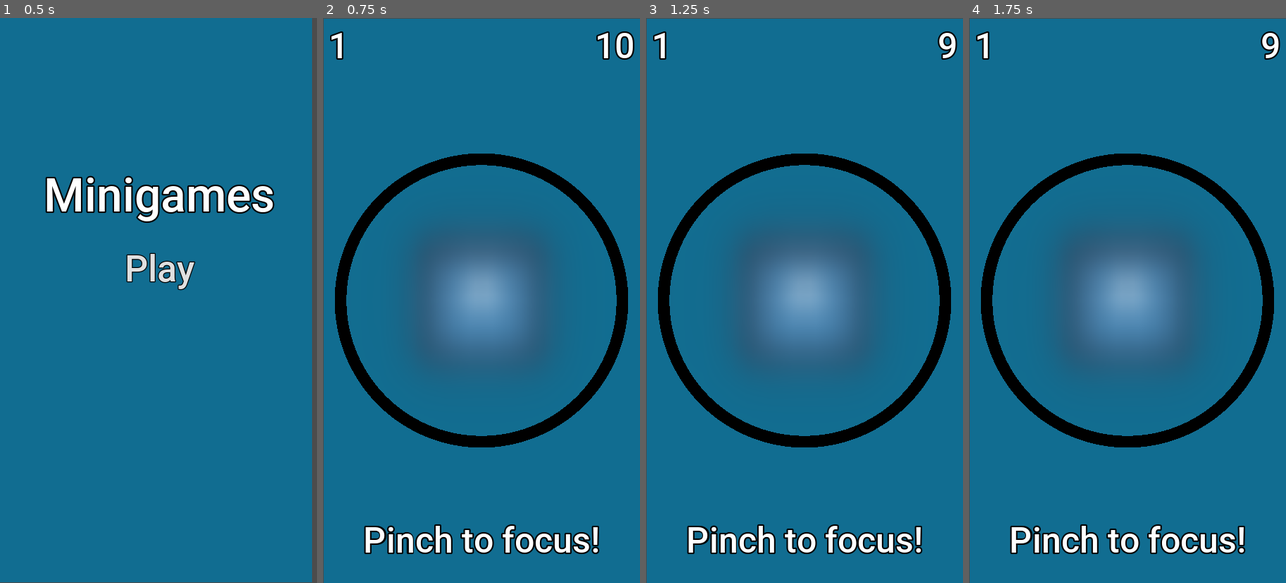
Above: before the commit, frames 1-4 (left to right).
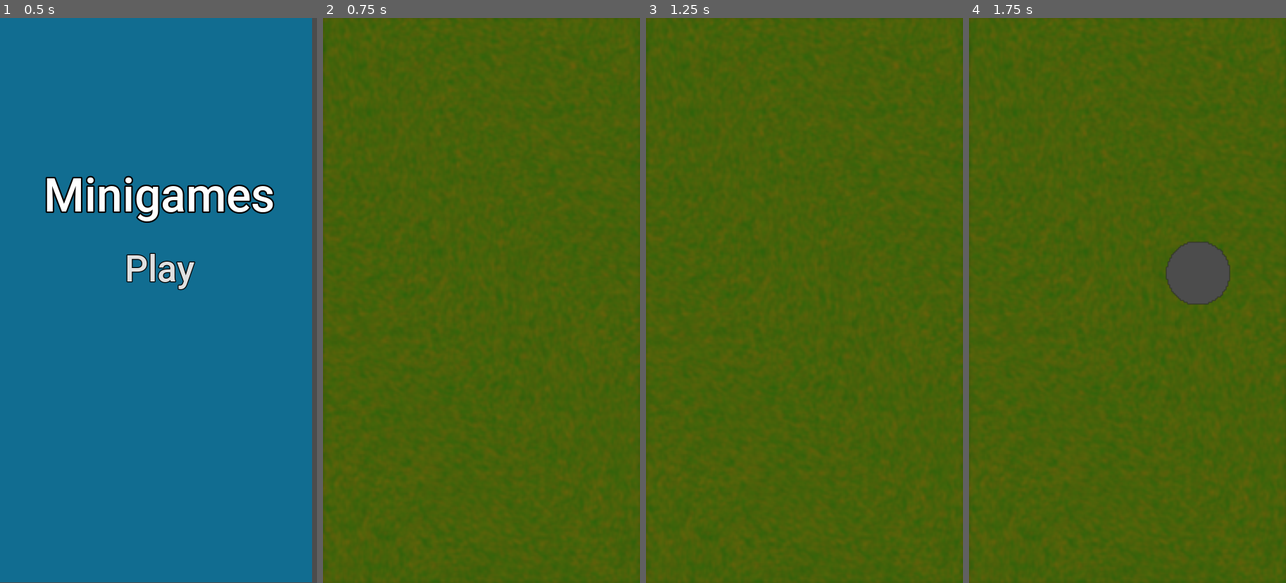
Above: after the commit, the same moments.

Repository: N-Ziermann/Minigame-Collection
Game: Godot game, scene res://Scenes/Main-Scene.tscn
Two runs of this game, one before a commit and one after it. Both use one fixed random seed, a clock stepped at 60 frames per second and the inputs below. The engine's default icon, where the game draws it, is replaced by a stand-in: a white triangle on a blue panel in a dark square.
Inputs (mouse positions are in pixels of both pictures, inside the frame that each line leads up to):
- Up to frame 1 (0.5 s): no input
- Up to frame 2 (0.75 s): click "Play" at 0.5 s
- Up to frame 3 (1.25 s): no input
- Up to frame 4 (1.75 s): tap Enter at 1.25 s; move the mouse to (1197, 272) at 1.27 s; click (1197, 272) at 1.42 s

Frame 1 is identical in both runs. In frame 2, 100% of the frame differs, in the area x 0-100%, y 0-100%; in frame 3, 100%; in frame 4, 100%.

Commit message:
Add cleanup-on-drag-feature
Clean_Screen Minigame now contains image that can be partially removed by dragging finger over the screen

Diff:
--- a/App/Scenes/Clean_Screen.tscn
+++ b/App/Scenes/Clean_Screen.tscn
@@ -1,24 +1,55 @@
 [gd_scene load_steps=3 format=2]
 
-[ext_resource path="res://Sprites/icon_sharp.png" type="Texture" id=1]
+[ext_resource path="res://Sprites/Muddy_Screen.png" type="Texture" id=1]
 
 [sub_resource type="GDScript" id=1]
 script/source = "extends Sprite
 
 var img
-var imageSize = Vector2(500, 5)
-var imageTexture
+var image_size
+var image_texture
+var cleanup_radius = 55
+var last_position_cleaned
+var scale_factor = 3
+var image_to_screen_ratio = 2	# png half the size of screen
 
 func _ready():
-	imageTexture = ImageTexture.new()
+	# prepare image
+	image_texture = ImageTexture.new()
 	img = self.texture.get_data()
-	#img.create(256,256,false,Image.FORMAT_RGBA8)
+	image_size = img.get_size()
+	# apply scale_factor
+	img.resize(image_size.x / scale_factor, image_size.y / scale_factor)
+	self.scale *= scale_factor
+	cleanup_radius /= scale_factor
 	img.lock()
-	for i in range(20):
-		for j in range(60):
-			img.set_pixel(i,j,Color(0,0,0,0))
-	imageTexture.create_from_image(img)
-	self.texture = imageTexture
+	# show adjusted image on screen
+	draw_texture_to_sprite()
+
+
+func draw_texture_to_sprite():
+	image_texture.create_from_image(img)
+	self.texture = image_texture
+
+
+func clean_area(center):	# center = position as vec2
+	for i in range(center.x - cleanup_radius, center.x + cleanup_radius + 1):
+		for j in range(center.y - cleanup_radius, center.y + cleanup_radius + 1):
+			# check if inside image bounds
+			if i > 0 and j > 0:
+				if i < image_size.x / scale_factor and j < image_size.y / scale_factor:
+					# check if inside circle with radius cleanup_radius
+					if sqrt( pow ( abs(center.x - i) , 2) + pow( abs(center.y - j) , 2) ) <= cleanup_radius:
+						img.set_pixel(i,j,Color(0,0,0,0))
+
+
+func _input(event):
+	if event is InputEventScreenDrag or event is InputEventScreenTouch:
+		if event.index == 0:
+			clean_area(event.position/image_to_screen_ratio / scale_factor)
+			draw_texture_to_sprite()
+
+
 
 func _process(_delta):
 	pass
@@ -27,7 +58,7 @@
 [node name="Node2D" type="Node2D"]
 
 [node name="icon_sharp" type="Sprite" parent="."]
-position = Vector2( 652.174, 602.72 )
-scale = Vector2( 9.40331, 9.11354 )
+scale = Vector2( 2, 2 )
 texture = ExtResource( 1 )
+centered = false
 script = SubResource( 1 )
--- a/App/Scripts/Global.gd
+++ b/App/Scripts/Global.gd
@@ -4,14 +4,15 @@
 var score = 0
 var difficulty = 0	# 0 = easy; 1 = medium; 2 = hard
 var difficulty_stages = [0, 5, 10]	# score at which difficulty changes
-var active_scene_index = 0
+var active_scene_index = -1
 var active_scene
 
 # ["name", time_easy, time_medium, time_hard]
 var scenes = [
 	#["Default_Scene.tscn", 7, 5, 3],
-	["Tab_Moles.tscn", 7, 5, 3],
-	["Magnifying_Glass.tscn", 10, 7, 5],
+	#["Tab_Moles.tscn", 7, 5, 3],
+	#["Magnifying_Glass.tscn", 10, 7, 5],
+	["Clean_Screen.tscn", 10, 7, 5],
 ]
 
 
Binary file added: App/Sprites/Muddy_Screen.png
Not shown, added: App/Sprites/Muddy_Screen.png.import
